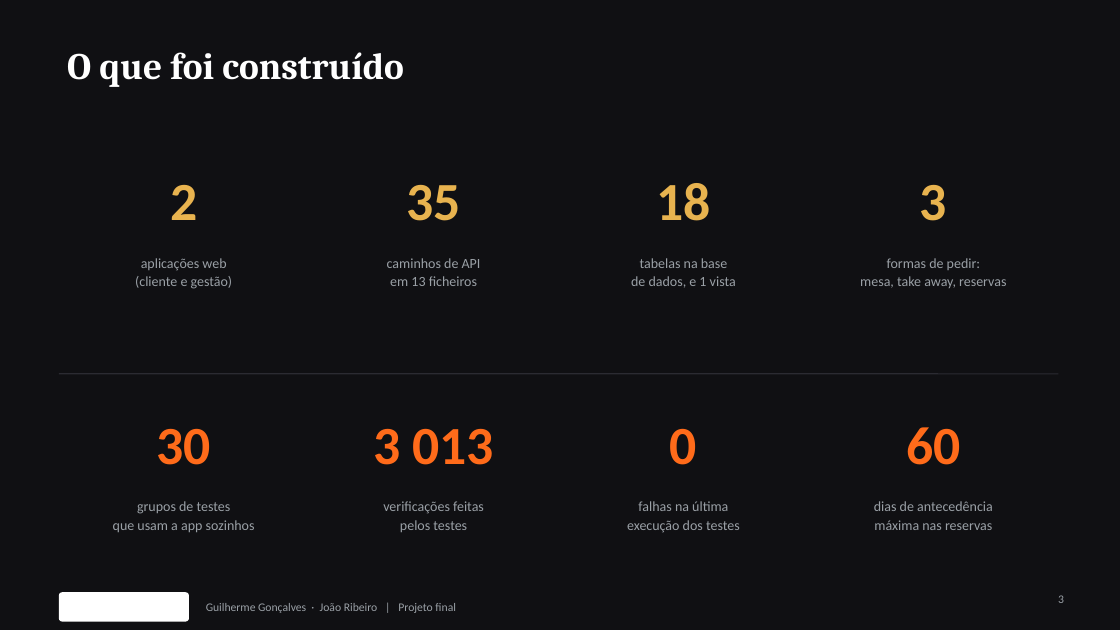
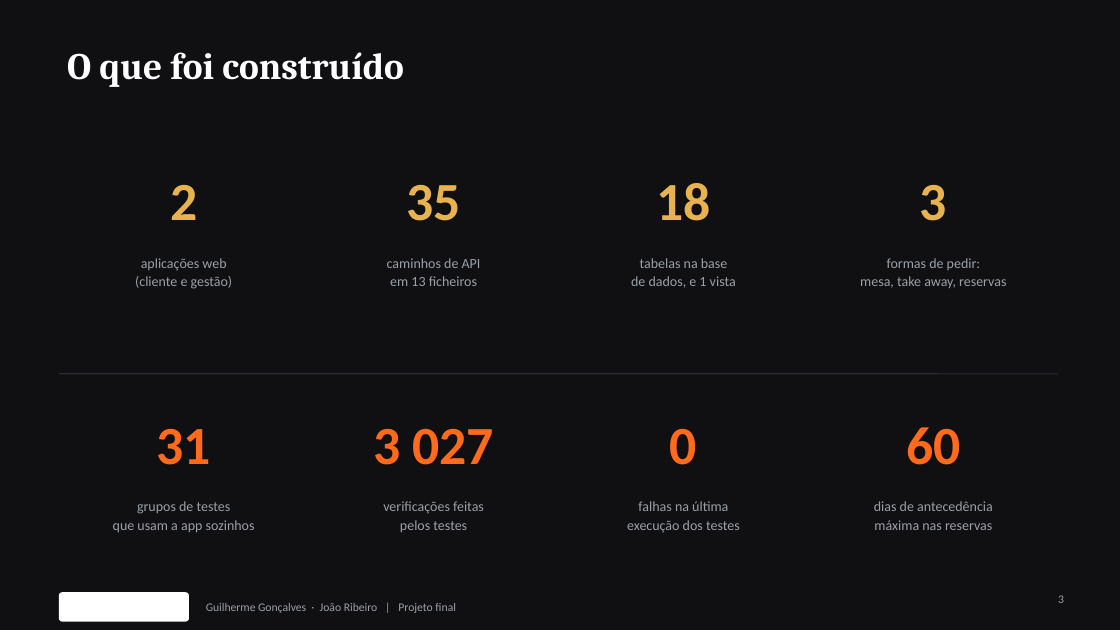
Before and after one commit to Azulindo/Projeto-Final, a slide deck: slide 3 of docs/apresentacao.pptx. Drawn at 1120x630 pixels with LibreOffice and Linux fonts; fonts in the diff are those of the drawing; background and template pictures are left out. Boxes give left, top, right and bottom in pixels: in the first picture for what was removed or moved away, otherwise in the second. Text is boxed around its words. In the diff, an @@ line names an element or a change of style, - is before the commit and + after.

```diff
--- a/docs/apresentacao.pptx
+++ b/docs/apresentacao.pptx
@@ text at bbox=[157, 429, 211, 465]: text changed @@
-30
+31
@@ text at bbox=[373, 428, 494, 465]: text changed @@
-3 013
+3 027
```
Also in this commit, not shown: 1 other slide changed, 9 other files.
